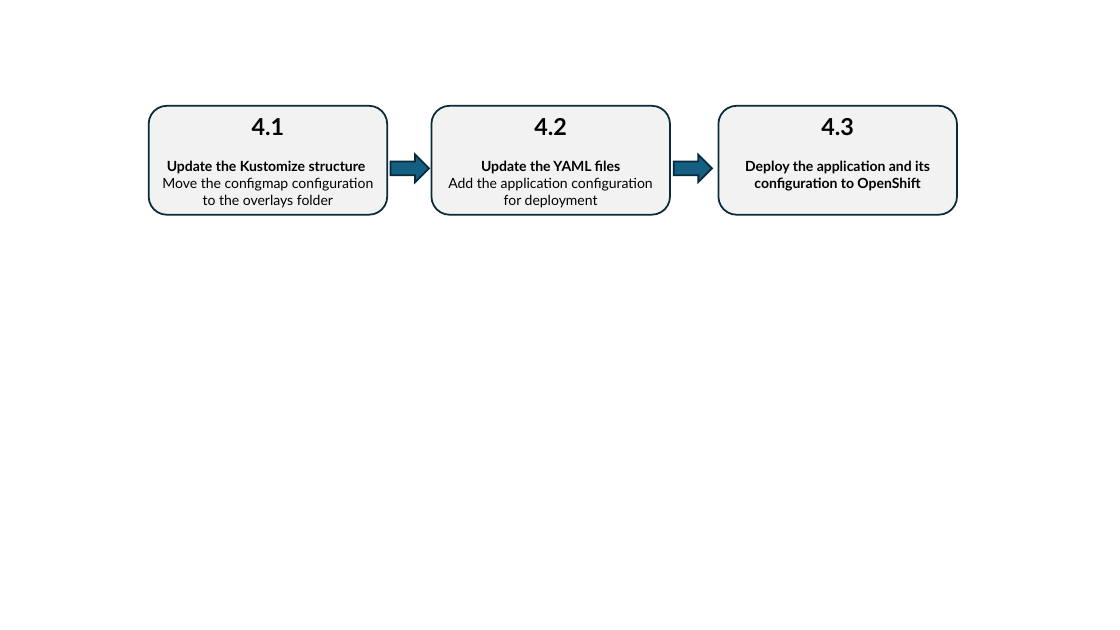
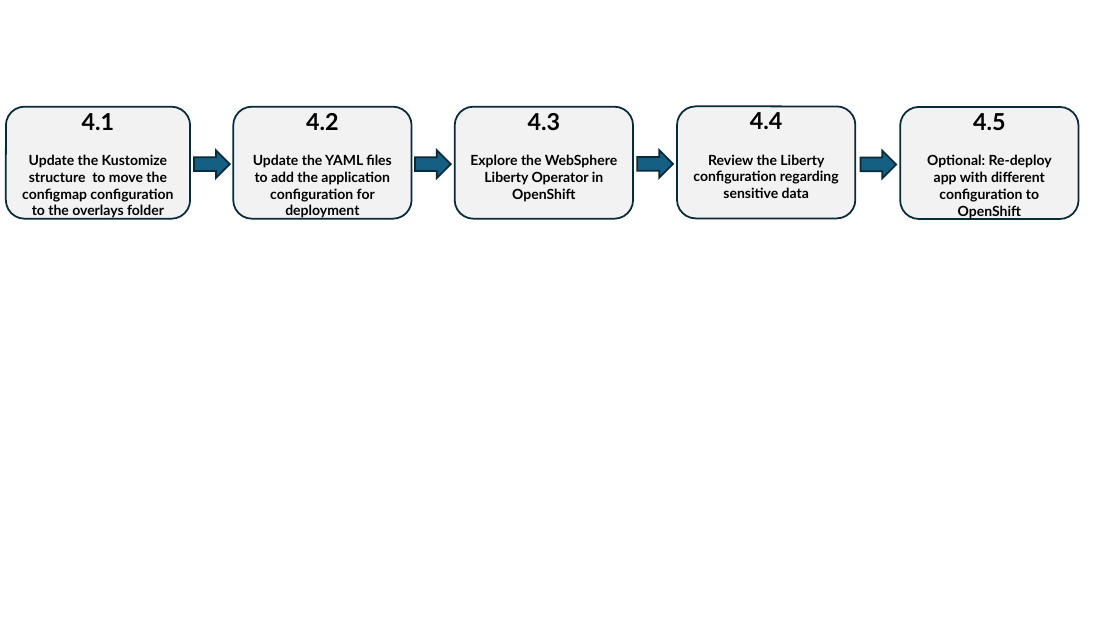
Before and after one commit to LarsBesselmann/LibertyGettingStarted-2026-OCP-Lab, a slide deck: slide 4 of images/media/Steps.pptx (slide 1 before the commit). Drawn at 1120x630 pixels with LibreOffice and Linux fonts; fonts in the diff are those of the drawing. Boxes give left, top, right and bottom in pixels: in the first picture for what was removed or moved away, otherwise in the second. Text is boxed around its words. In the diff, an @@ line names an element or a change of style, - is before the commit and + after.

```diff
--- a/images/media/Steps.pptx
+++ b/images/media/Steps.pptx
@@ rounded rectangle "4.1" resized from (x1=149, y1=106, x2=387, y2=215) to (x1=6, y1=107, x2=190, y2=218) @@
@@ rounded rectangle "4.2" resized from (x1=432, y1=106, x2=670, y2=215) to (x1=234, y1=107, x2=412, y2=218) @@
@@ rounded rectangle added at (x1=455, y1=107, x2=633, y2=218), fill #F2F2F2, outline #092A39 1.5 pt, 12 pt, text #000000, bold @@
+4.3
+Explore the WebSphere Liberty Operator in OpenShift
@@ rounded rectangle added at (x1=677, y1=107, x2=855, y2=218), fill #F2F2F2, outline #092A39 1.5 pt, 12 pt, text #000000, bold @@
+4.4
+Review the Liberty configuration regarding sensitive data
@@ rounded rectangle "4.5" resized from (x1=718, y1=106, x2=957, y2=215) to (x1=901, y1=107, x2=1079, y2=218) @@
@@ text in rounded rectangle at (x1=927, y1=113, x2=1052, y2=219): text changed @@
-4.3
-Deploy the application and its configuration to OpenShift
+4.5
+Optional: Re-deploy app with different configuration to OpenShift
@@ text in rounded rectangle at (x1=22, y1=154, x2=173, y2=219): text changed; bold on @@
-Update the Kustomize structure
-Move the configmap configuration to the overlays folder
+Update the Kustomize structure to move the configmap configuration to the overlays folder
@@ right arrow added at (x1=194, y1=150, x2=230, y2=178), fill #156082, outline #092A39 1.5 pt @@
@@ text in rounded rectangle at (x1=253, y1=154, x2=391, y2=219): text changed; bold on @@
-Update the YAML files
-Add the application configuration for deployment
+Update the YAML files to add the application configuration for deployment
@@ right arrow moved from (x1=391, y1=155, x2=429, y2=182) to (x1=415, y1=150, x2=451, y2=178) @@
@@ right arrow moved from (x1=674, y1=155, x2=712, y2=182) to (x1=638, y1=150, x2=674, y2=178) @@
@@ right arrow added at (x1=860, y1=150, x2=897, y2=178), fill #156082, outline #092A39 1.5 pt @@
```
Also in this commit, not shown: 4 slides added, 5 other files.
